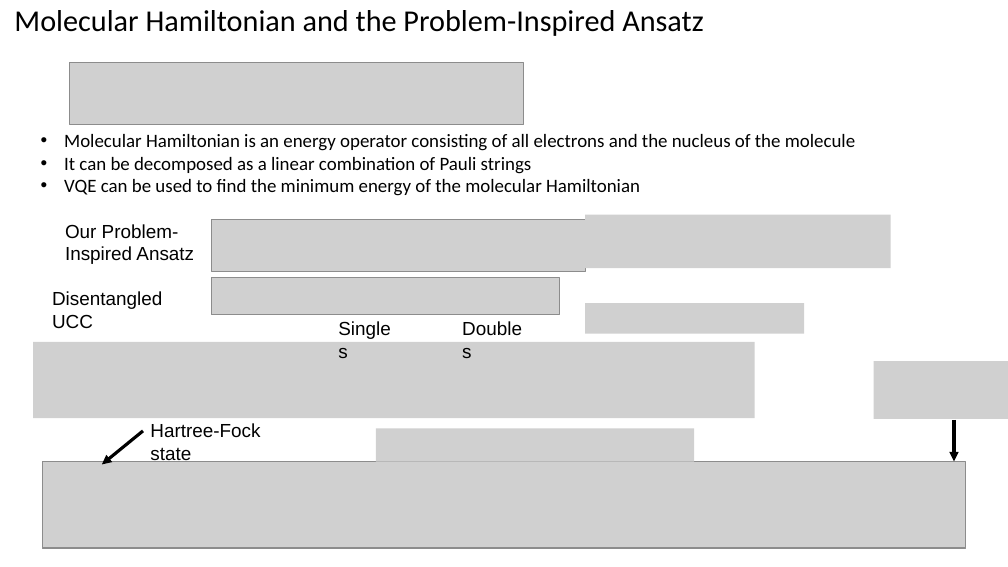
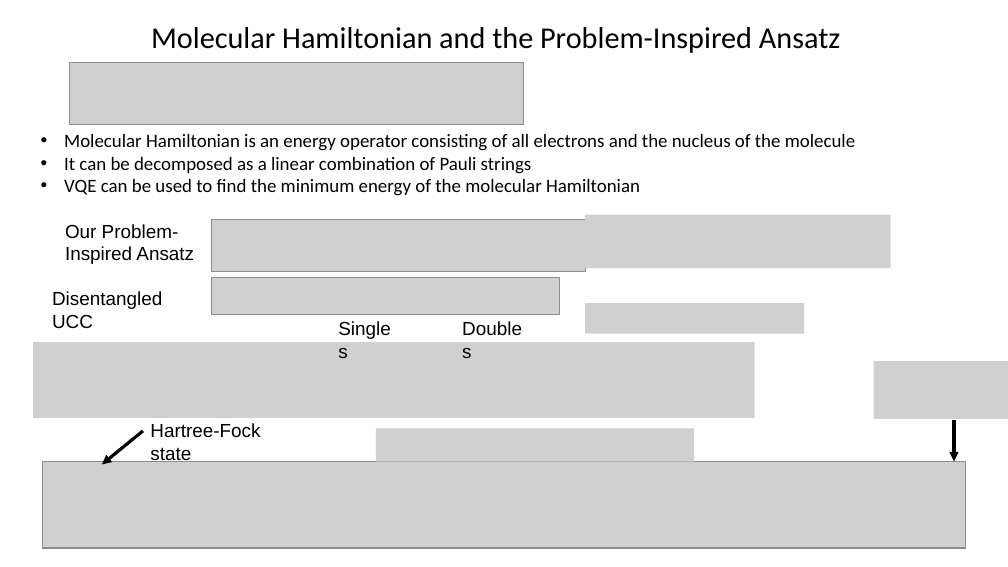
Before and after one commit to cheechonghian/Qanything_Chem_Project_Final, a slide deck: slide 3 of Qanything Results Presentation.pptx. Drawn at 1008x567 pixels with LibreOffice and Linux fonts; fonts in the diff are those of the drawing; grey boxes stand for pictures. Boxes give left, top, right and bottom in pixels: in the first picture for what was removed or moved away, otherwise in the second. Text is boxed around its words. In the diff, an @@ line names an element or a change of style, - is before the commit and + after.

```diff
--- a/Qanything Results Presentation.pptx
+++ b/Qanything Results Presentation.pptx
@@ text "Molecular Hamiltonian and the Problem-Inspired ...": place and size @@
-text "Molecular Hamiltonian and the Problem-Inspired ..." at bbox=[14, 10, 703, 36]
+text "Molecular Hamiltonian and the Problem-Inspired ..." at bbox=[151, 27, 840, 53]
@@ text "Molecular Hamiltonian and the Problem-Inspired ..." at bbox=[151, 27, 840, 53]: alignment left to centre @@
```
Also in this commit, not shown: 5 other slides changed, 1 other file.
